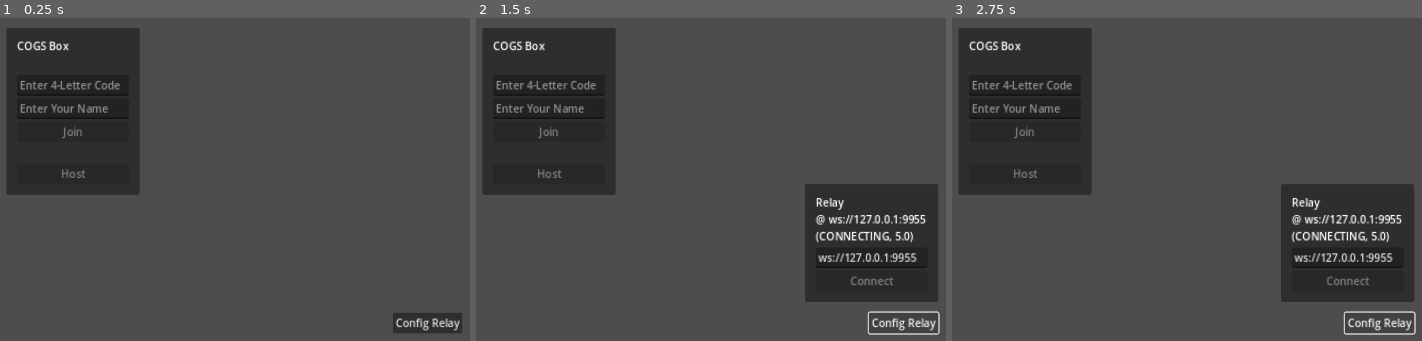
Above: before the commit, frames 1-3 (left to right).
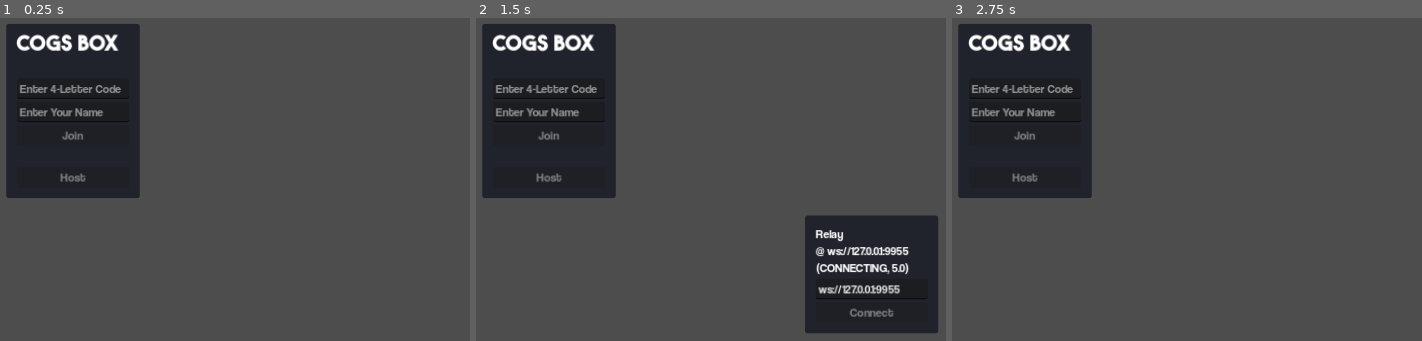
Above: after the commit, the same moments.

Repository: RUCOGS/jam-box
Game: Godot game, scene res://scenes/main.tscn
Two runs of this game, one before a commit and one after it. Both use one fixed random seed, a clock stepped at 60 frames per second and the inputs below.
Inputs (mouse positions are in pixels of both pictures, inside the frame that each line leads up to):
- Up to frame 1 (0.25 s): no input
- Up to frame 2 (1.5 s): click (903, 321) at 0.5 s, where only the run before the commit has a clickable "Config Relay"; tap R at 1.35 s
- Up to frame 3 (2.75 s): tap R at 2.1 s

The runs differ from the first frame. In frame 1, 3.4% of the frame differs, in the area x 1-99%, y 1-98%; in frame 2, 11%; in frame 3, 13%, in the area x 1-99%, y 1-99%.

Commit message:
WIP fonts

Diff:
--- /dev/null
+++ b/Game/assets/cogs_box_theme.tres
@@ -0,0 +1,74 @@
+[gd_resource type="Theme" load_steps=7 format=3 uid="uid://cvnf3xtqitxrh"]
+
+[ext_resource type="FontFile" uid="uid://cnim54s3ohddb" path="res://assets/fonts/coolvetica/coolvetica_rg.otf" id="1_5aq4d"]
+[ext_resource type="FontFile" uid="uid://c87jyoxq1wdca" path="res://assets/fonts/the_bold_font.otf" id="1_r1t73"]
+
+[sub_resource type="StyleBoxFlat" id="StyleBoxFlat_766hf"]
+content_margin_left = 4.0
+content_margin_top = 4.0
+content_margin_right = 4.0
+content_margin_bottom = 4.0
+bg_color = Color(1, 1, 1, 0.75)
+draw_center = false
+border_width_left = 2
+border_width_top = 2
+border_width_right = 2
+border_width_bottom = 2
+corner_radius_top_left = 3
+corner_radius_top_right = 3
+corner_radius_bottom_right = 3
+corner_radius_bottom_left = 3
+corner_detail = 5
+expand_margin_left = 2.0
+expand_margin_top = 2.0
+expand_margin_right = 2.0
+expand_margin_bottom = 2.0
+
+[sub_resource type="StyleBoxFlat" id="StyleBoxFlat_dxu8i"]
+content_margin_left = 4.0
+content_margin_top = 4.0
+content_margin_right = 4.0
+content_margin_bottom = 4.0
+bg_color = Color(0.211962, 0.228018, 0.247396, 1)
+corner_radius_top_left = 3
+corner_radius_top_right = 3
+corner_radius_bottom_right = 3
+corner_radius_bottom_left = 3
+corner_detail = 5
+
+[sub_resource type="StyleBoxFlat" id="StyleBoxFlat_m0cy1"]
+content_margin_left = 4.0
+content_margin_top = 4.0
+content_margin_right = 4.0
+content_margin_bottom = 4.0
+bg_color = Color(0.211962, 0.228018, 0.247396, 1)
+corner_radius_top_left = 3
+corner_radius_top_right = 3
+corner_radius_bottom_right = 3
+corner_radius_bottom_left = 3
+corner_detail = 5
+
+[sub_resource type="StyleBoxFlat" id="StyleBoxFlat_xp8ct"]
+content_margin_left = 16.0
+content_margin_top = 16.0
+content_margin_right = 16.0
+content_margin_bottom = 16.0
+bg_color = Color(0.12519, 0.136899, 0.169271, 1)
+corner_radius_top_left = 4
+corner_radius_top_right = 4
+corner_radius_bottom_right = 4
+corner_radius_bottom_left = 4
+
+[resource]
+default_base_scale = 0.92
+default_font = ExtResource("1_5aq4d")
+default_font_size = 18
+Button/styles/focus = SubResource("StyleBoxFlat_766hf")
+Button/styles/hover = SubResource("StyleBoxFlat_dxu8i")
+Button/styles/normal = SubResource("StyleBoxFlat_m0cy1")
+HeaderLarge/base_type = &"Label"
+HeaderLarge/font_sizes/font_size = 32
+HeaderLarge/fonts/font = ExtResource("1_r1t73")
+HeaderMedium/font_sizes/font_size = 28
+HeaderMedium/fonts/font = ExtResource("1_r1t73")
+PanelContainer/styles/panel = SubResource("StyleBoxFlat_xp8ct")
--- a/Game/scenes/main.tscn
+++ b/Game/scenes/main.tscn
@@ -1,7 +1,8 @@
-[gd_scene load_steps=10 format=3 uid="uid://buhi6arioj2je"]
+[gd_scene load_steps=11 format=3 uid="uid://buhi6arioj2je"]
 
 [ext_resource type="Script" path="res://scripts/ui/menu_manager.gd" id="1_1hdj3"]
 [ext_resource type="Script" path="res://scripts/network.gd" id="1_51f1j"]
+[ext_resource type="Theme" uid="uid://cvnf3xtqitxrh" path="res://assets/cogs_box_theme.tres" id="1_p0d0r"]
 [ext_resource type="Script" path="res://scripts/ui/main_menu.gd" id="1_uc6kl"]
 [ext_resource type="Script" path="res://scripts/ui/relay_panel.gd" id="2_8edrq"]
 [ext_resource type="Script" path="res://scripts/ui/join_host_panel.gd" id="3_ah6gk"]
@@ -21,6 +22,7 @@
 anchor_bottom = 1.0
 grow_horizontal = 2
 grow_vertical = 2
+theme = ExtResource("1_p0d0r")
 script = ExtResource("1_uc6kl")
 _network = NodePath("../../Network")
 _menu_manager = NodePath("MenuManager")
@@ -53,54 +55,50 @@
 _network = NodePath("../../../../Network")
 _room_manager = NodePath("../../../../RoomManager")
 _menu_manager = NodePath("..")
-_code_line_edit = NodePath("MarginContainer/VBoxContainer/CodeLineEdit")
-_name_line_edit = NodePath("MarginContainer/VBoxContainer/UsernameLineEdit")
-_join_button = NodePath("MarginContainer/VBoxContainer/JoinButton")
-_host_button = NodePath("MarginContainer/VBoxContainer/HostButton")
-
-[node name="MarginContainer" type="MarginContainer" parent="CanvasLayer/MainMenu/MenuManager/JoinHostPanel"]
-layout_mode = 2
-theme_override_constants/margin_left = 16
-theme_override_constants/margin_top = 16
-theme_override_constants/margin_right = 16
-theme_override_constants/margin_bottom = 16
-
-[node name="VBoxContainer" type="VBoxContainer" parent="CanvasLayer/MainMenu/MenuManager/JoinHostPanel/MarginContainer"]
-layout_mode = 2
-
-[node name="Label" type="Label" parent="CanvasLayer/MainMenu/MenuManager/JoinHostPanel/MarginContainer/VBoxContainer"]
-layout_mode = 2
+_code_line_edit = NodePath("VBoxContainer/CodeLineEdit")
+_name_line_edit = NodePath("VBoxContainer/UsernameLineEdit")
+_join_button = NodePath("VBoxContainer/JoinButton")
+_host_button = NodePath("VBoxContainer/HostButton")
+
+[node name="VBoxContainer" type="VBoxContainer" parent="CanvasLayer/MainMenu/MenuManager/JoinHostPanel"]
+layout_mode = 2
+
+[node name="Label" type="Label" parent="CanvasLayer/MainMenu/MenuManager/JoinHostPanel/VBoxContainer"]
+layout_mode = 2
+theme_type_variation = &"HeaderLarge"
 text = "COGS Box"
-
-[node name="Control" type="Control" parent="CanvasLayer/MainMenu/MenuManager/JoinHostPanel/MarginContainer/VBoxContainer"]
+uppercase = true
+
+[node name="Control" type="Control" parent="CanvasLayer/MainMenu/MenuManager/JoinHostPanel/VBoxContainer"]
 custom_minimum_size = Vector2(0, 24)
 layout_mode = 2
 
-[node name="CodeLineEdit" type="LineEdit" parent="CanvasLayer/MainMenu/MenuManager/JoinHostPanel/MarginContainer/VBoxContainer"]
+[node name="CodeLineEdit" type="LineEdit" parent="CanvasLayer/MainMenu/MenuManager/JoinHostPanel/VBoxContainer"]
 layout_mode = 2
 size_flags_horizontal = 3
 placeholder_text = "Enter 4-Letter Code"
 max_length = 6
 
-[node name="UsernameLineEdit" type="LineEdit" parent="CanvasLayer/MainMenu/MenuManager/JoinHostPanel/MarginContainer/VBoxContainer"]
+[node name="UsernameLineEdit" type="LineEdit" parent="CanvasLayer/MainMenu/MenuManager/JoinHostPanel/VBoxContainer"]
 layout_mode = 2
 size_flags_horizontal = 3
 placeholder_text = "Enter Your Name"
 max_length = 12
 
-[node name="JoinButton" type="Button" parent="CanvasLayer/MainMenu/MenuManager/JoinHostPanel/MarginContainer/VBoxContainer"]
+[node name="JoinButton" type="Button" parent="CanvasLayer/MainMenu/MenuManager/JoinHostPanel/VBoxContainer"]
 layout_mode = 2
 text = "Join"
 
-[node name="Control2" type="Control" parent="CanvasLayer/MainMenu/MenuManager/JoinHostPanel/MarginContainer/VBoxContainer"]
+[node name="Control2" type="Control" parent="CanvasLayer/MainMenu/MenuManager/JoinHostPanel/VBoxContainer"]
 custom_minimum_size = Vector2(0, 24)
 layout_mode = 2
 
-[node name="HostButton" type="Button" parent="CanvasLayer/MainMenu/MenuManager/JoinHostPanel/MarginContainer/VBoxContainer"]
+[node name="HostButton" type="Button" parent="CanvasLayer/MainMenu/MenuManager/JoinHostPanel/VBoxContainer"]
 layout_mode = 2
 text = "Host"
 
 [node name="HostLobbyPanel" type="PanelContainer" parent="CanvasLayer/MainMenu/MenuManager" node_paths=PackedStringArray("_network", "_room_manager", "_code_label", "_players_label", "_quit_button")]
+visible = false
 custom_minimum_size = Vector2(300, 0)
 layout_mode = 1
 anchors_preset = 8
@@ -117,42 +115,37 @@
 script = ExtResource("4_86h1h")
 _network = NodePath("../../../../Network")
 _room_manager = NodePath("../../../../RoomManager")
-_code_label = NodePath("MarginContainer/VBoxContainer/CodeLabel")
-_players_label = NodePath("MarginContainer/VBoxContainer/ScrollContainer/PlayersLabel")
-_quit_button = NodePath("MarginContainer/VBoxContainer/QuitButton")
-
-[node name="MarginContainer" type="MarginContainer" parent="CanvasLayer/MainMenu/MenuManager/HostLobbyPanel"]
-layout_mode = 2
-theme_override_constants/margin_left = 16
-theme_override_constants/margin_top = 16
-theme_override_constants/margin_right = 16
-theme_override_constants/margin_bottom = 16
-
-[node name="VBoxContainer" type="VBoxContainer" parent="CanvasLayer/MainMenu/MenuManager/HostLobbyPanel/MarginContainer"]
-layout_mode = 2
-
-[node name="Label" type="Label" parent="CanvasLayer/MainMenu/MenuManager/HostLobbyPanel/MarginContainer/VBoxContainer"]
-layout_mode = 2
-text = "COGS Box Lobby"
-
-[node name="CodeLabel" type="Label" parent="CanvasLayer/MainMenu/MenuManager/HostLobbyPanel/MarginContainer/VBoxContainer"]
-layout_mode = 2
-text = "[55446]"
-
-[node name="ScrollContainer" type="ScrollContainer" parent="CanvasLayer/MainMenu/MenuManager/HostLobbyPanel/MarginContainer/VBoxContainer"]
+_code_label = NodePath("VBoxContainer/CodeLabel")
+_players_label = NodePath("VBoxContainer/ScrollContainer/PlayersLabel")
+_quit_button = NodePath("VBoxContainer/QuitButton")
+
+[node name="VBoxContainer" type="VBoxContainer" parent="CanvasLayer/MainMenu/MenuManager/HostLobbyPanel"]
+layout_mode = 2
+
+[node name="Label" type="Label" parent="CanvasLayer/MainMenu/MenuManager/HostLobbyPanel/VBoxContainer"]
+layout_mode = 2
+theme_type_variation = &"HeaderLarge"
+text = "LOBBY"
+uppercase = true
+
+[node name="CodeLabel" type="Label" parent="CanvasLayer/MainMenu/MenuManager/HostLobbyPanel/VBoxContainer"]
+layout_mode = 2
+theme_type_variation = &"HeaderMedium"
+text = "QVWD"
+
+[node name="ScrollContainer" type="ScrollContainer" parent="CanvasLayer/MainMenu/MenuManager/HostLobbyPanel/VBoxContainer"]
 custom_minimum_size = Vector2(0, 200)
 layout_mode = 2
 
-[node name="PlayersLabel" type="Label" parent="CanvasLayer/MainMenu/MenuManager/HostLobbyPanel/MarginContainer/VBoxContainer/ScrollContainer"]
+[node name="PlayersLabel" type="Label" parent="CanvasLayer/MainMenu/MenuManager/HostLobbyPanel/VBoxContainer/ScrollContainer"]
 layout_mode = 2
 text = "P1"
 
-[node name="QuitButton" type="Button" parent="CanvasLayer/MainMenu/MenuManager/HostLobbyPanel/MarginContainer/VBoxContainer"]
+[node name="QuitButton" type="Button" parent="CanvasLayer/MainMenu/MenuManager/HostLobbyPanel/VBoxContainer"]
 layout_mode = 2
 text = "Quit"
 
 [node name="PlayerLobbyPanel" type="PanelContainer" parent="CanvasLayer/MainMenu/MenuManager" node_paths=PackedStringArray("_network", "_room_manager", "_code_label", "_username_label", "_test_button", "_quit_button", "_start_button")]
-visible = false
 custom_minimum_size = Vector2(200, 0)
 layout_mode = 1
 anchors_preset = 8
@@ -169,47 +162,42 @@
 script = ExtResource("5_o4tag")
 _network = NodePath("../../../../Network")
 _room_manager = NodePath("../../../../RoomManager")
-_code_label = NodePath("MarginContainer/VBoxContainer/CodeLabel")
-_username_label = NodePath("MarginContainer/VBoxContainer/UsernameLabel")
-_test_button = NodePath("MarginContainer/VBoxContainer/TestButton")
-_quit_button = NodePath("MarginContainer/VBoxContainer/QuitButton")
-_start_button = NodePath("MarginContainer/VBoxContainer/StartButton")
-
-[node name="MarginContainer" type="MarginContainer" parent="CanvasLayer/MainMenu/MenuManager/PlayerLobbyPanel"]
-layout_mode = 2
-theme_override_constants/margin_left = 16
-theme_override_constants/margin_top = 16
-theme_override_constants/margin_right = 16
-theme_override_constants/margin_bottom = 16
-
-[node name="VBoxContainer" type="VBoxContainer" parent="CanvasLayer/MainMenu/MenuManager/PlayerLobbyPanel/MarginContainer"]
-layout_mode = 2
-
-[node name="Label" type="Label" parent="CanvasLayer/MainMenu/MenuManager/PlayerLobbyPanel/MarginContainer/VBoxContainer"]
-layout_mode = 2
-text = "COGS Box Lobby"
-
-[node name="CodeLabel" type="Label" parent="CanvasLayer/MainMenu/MenuManager/PlayerLobbyPanel/MarginContainer/VBoxContainer"]
-layout_mode = 2
-text = "[55446]"
-
-[node name="UsernameLabel" type="Label" parent="CanvasLayer/MainMenu/MenuManager/PlayerLobbyPanel/MarginContainer/VBoxContainer"]
+_code_label = NodePath("VBoxContainer/CodeLabel")
+_username_label = NodePath("VBoxContainer/UsernameLabel")
+_test_button = NodePath("VBoxContainer/TestButton")
+_quit_button = NodePath("VBoxContainer/QuitButton")
+_start_button = NodePath("VBoxContainer/StartButton")
+
+[node name="VBoxContainer" type="VBoxContainer" parent="CanvasLayer/MainMenu/MenuManager/PlayerLobbyPanel"]
+layout_mode = 2
+
+[node name="Label" type="Label" parent="CanvasLayer/MainMenu/MenuManager/PlayerLobbyPanel/VBoxContainer"]
+layout_mode = 2
+theme_type_variation = &"HeaderLarge"
+text = "LOBBY"
+
+[node name="CodeLabel" type="Label" parent="CanvasLayer/MainMenu/MenuManager/PlayerLobbyPanel/VBoxContainer"]
+layout_mode = 2
+theme_type_variation = &"HeaderMedium"
+text = "QVWD"
+
+[node name="UsernameLabel" type="Label" parent="CanvasLayer/MainMenu/MenuManager/PlayerLobbyPanel/VBoxContainer"]
 layout_mode = 2
 text = "Username"
 
-[node name="Control" type="Control" parent="CanvasLayer/MainMenu/MenuManager/PlayerLobbyPanel/MarginContainer/VBoxContainer"]
+[node name="Control" type="Control" parent="CanvasLayer/MainMenu/MenuManager/PlayerLobbyPanel/VBoxContainer"]
 custom_minimum_size = Vector2(0, 24)
 layout_mode = 2
 
-[node name="TestButton" type="Button" parent="CanvasLayer/MainMenu/MenuManager/PlayerLobbyPanel/MarginContainer/VBoxContainer"]
+[node name="TestButton" type="Button" parent="CanvasLayer/MainMenu/MenuManager/PlayerLobbyPanel/VBoxContainer"]
 layout_mode = 2
 text = "Test Input"
 
-[node name="StartButton" type="Button" parent="CanvasLayer/MainMenu/MenuManager/PlayerLobbyPanel/MarginContainer/VBoxContainer"]
+[node name="StartButton" type="Button" parent="CanvasLayer/MainMenu/MenuManager/PlayerLobbyPanel/VBoxContainer"]
 layout_mode = 2
 text = "Start"
 
-[node name="QuitButton" type="Button" parent="CanvasLayer/MainMenu/MenuManager/PlayerLobbyPanel/MarginContainer/VBoxContainer"]
+[node name="QuitButton" type="Button" parent="CanvasLayer/MainMenu/MenuManager/PlayerLobbyPanel/VBoxContainer"]
 layout_mode = 2
 text = "Quit"
 
@@ -231,10 +219,10 @@
 script = ExtResource("2_8edrq")
 _network = NodePath("../../../Network")
 _config_relay_button = NodePath("VBoxContainer/ConfigButton")
-_connect_relay_button = NodePath("VBoxContainer/ConfigPanel/MarginContainer/VBoxContainer/ConnectButton")
-_relay_address_line_edit = NodePath("VBoxContainer/ConfigPanel/MarginContainer/VBoxContainer/AddressLineEdit")
+_connect_relay_button = NodePath("VBoxContainer/ConfigPanel/VBoxContainer/ConnectButton")
+_relay_address_line_edit = NodePath("VBoxContainer/ConfigPanel/VBoxContainer/AddressLineEdit")
 _config_panel = NodePath("VBoxContainer/ConfigPanel")
-_config_label = NodePath("VBoxContainer/ConfigPanel/MarginContainer/VBoxContainer/ConfigLabel")
+_config_label = NodePath("VBoxContainer/ConfigPanel/VBoxContainer/ConfigLabel")
 
 [node name="VBoxContainer" type="VBoxContainer" parent="CanvasLayer/MainMenu/RelayPanel"]
 layout_mode = 2
@@ -245,31 +233,25 @@
 custom_minimum_size = Vector2(200, 0)
 layout_mode = 2
 
-[node name="MarginContainer" type="MarginContainer" parent="CanvasLayer/MainMenu/RelayPanel/VBoxContainer/ConfigPanel"]
-layout_mode = 2
-theme_override_constants/margin_left = 16
-theme_override_constants/margin_top = 16
-theme_override_constants/margin_right = 16
-theme_override_constants/margin_bottom = 16
-
-[node name="VBoxContainer" type="VBoxContainer" parent="CanvasLayer/MainMenu/RelayPanel/VBoxContainer/ConfigPanel/MarginContainer"]
-layout_mode = 2
-
-[node name="ConfigLabel" type="Label" parent="CanvasLayer/MainMenu/RelayPanel/VBoxContainer/ConfigPanel/MarginContainer/VBoxContainer"]
+[node name="VBoxContainer" type="VBoxContainer" parent="CanvasLayer/MainMenu/RelayPanel/VBoxContainer/ConfigPanel"]
+layout_mode = 2
+
+[node name="ConfigLabel" type="Label" parent="CanvasLayer/MainMenu/RelayPanel/VBoxContainer/ConfigPanel/VBoxContainer"]
 layout_mode = 2
 text = "Relay"
 
-[node name="AddressLineEdit" type="LineEdit" parent="CanvasLayer/MainMenu/RelayPanel/VBoxContainer/ConfigPanel/MarginContainer/VBoxContainer"]
+[node name="AddressLineEdit" type="LineEdit" parent="CanvasLayer/MainMenu/RelayPanel/VBoxContainer/ConfigPanel/VBoxContainer"]
 layout_mode = 2
 size_flags_horizontal = 3
 text = "ws://127.0.0.1:9955"
 placeholder_text = "Address"
 
-[node name="ConnectButton" type="Button" parent="CanvasLayer/MainMenu/RelayPanel/VBoxContainer/ConfigPanel/MarginContainer/VBoxContainer"]
+[node name="ConnectButton" type="Button" parent="CanvasLayer/MainMenu/RelayPanel/VBoxContainer/ConfigPanel/VBoxContainer"]
 layout_mode = 2
 text = "Connect"
 
 [node name="ConfigButton" type="Button" parent="CanvasLayer/MainMenu/RelayPanel/VBoxContainer"]
+visible = false
 layout_mode = 2
 size_flags_horizontal = 8
 text = "Config Relay"
--- a/Game/scripts/ui/relay_panel.gd
+++ b/Game/scripts/ui/relay_panel.gd
@@ -10,18 +10,23 @@
 
 
 func _ready() -> void:
-	_config_relay_button.pressed.connect(_on_config_relay_pressed)
+	_config_relay_button.pressed.connect(_toggled_config_panel)
 	_config_panel.visible = false
 	_connect_relay_button.pressed.connect(_on_connect_relay)
 	_relay_address_line_edit.text = _network.server_address
 	_on_connect_relay()
 
 
+func _unhandled_input(event: InputEvent) -> void:
+	if event is InputEventKey and event.keycode == KEY_R and event.is_pressed():
+		_toggled_config_panel()
+
+
 func _process(_delta: float) -> void:
 	_update_config_label()
 
 
-func _on_config_relay_pressed():
+func _toggled_config_panel():
 	_config_panel.visible = not _config_panel.visible
 
 
Binary file added: Game/assets/fonts/coolvetica/coolvetica_hv_comp.otf
Not shown, added: Game/assets/fonts/coolvetica/coolvetica_hv_comp.otf.import
Binary file added: Game/assets/fonts/coolvetica/coolvetica_rg.otf
Not shown, added: Game/assets/fonts/coolvetica/coolvetica_rg.otf.import
Binary file added: Game/assets/fonts/coolvetica/coolvetica_rg_cond.otf
Not shown, added: Game/assets/fonts/coolvetica/coolvetica_rg_cond.otf.import
Binary file added: Game/assets/fonts/coolvetica/coolvetica_rg_cram.otf
Not shown, added: Game/assets/fonts/coolvetica/coolvetica_rg_cram.otf.import
Binary file added: Game/assets/fonts/coolvetica/coolvetica_rg_it.otf
Not shown, added: Game/assets/fonts/coolvetica/coolvetica_rg_it.otf.import
Binary file added: Game/assets/fonts/the_bold_font.otf
Not shown, added: Game/assets/fonts/the_bold_font.otf.import
